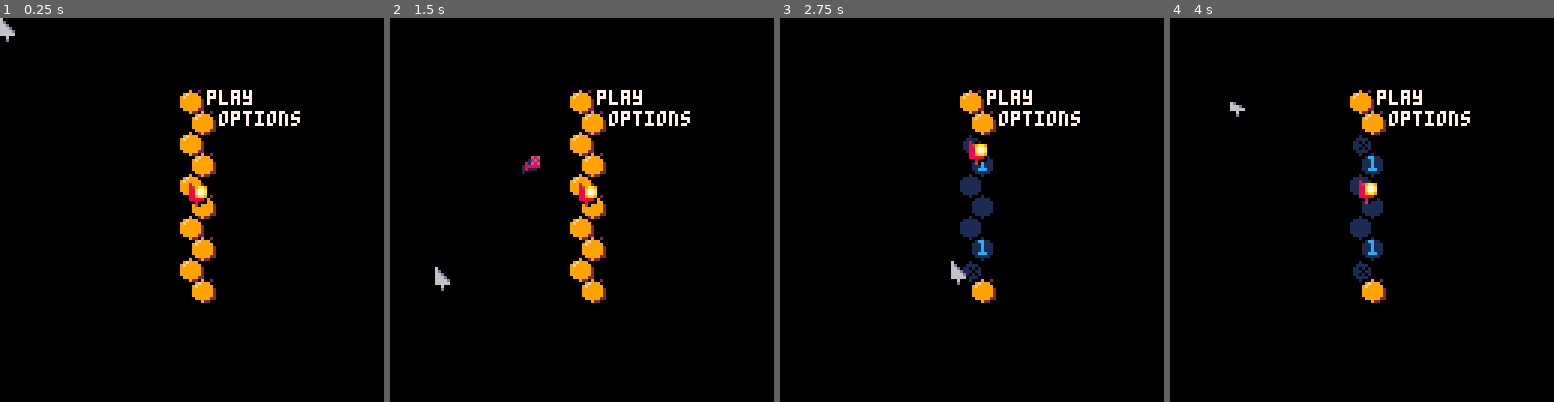
Above: before the commit, frames 1-4 (left to right).
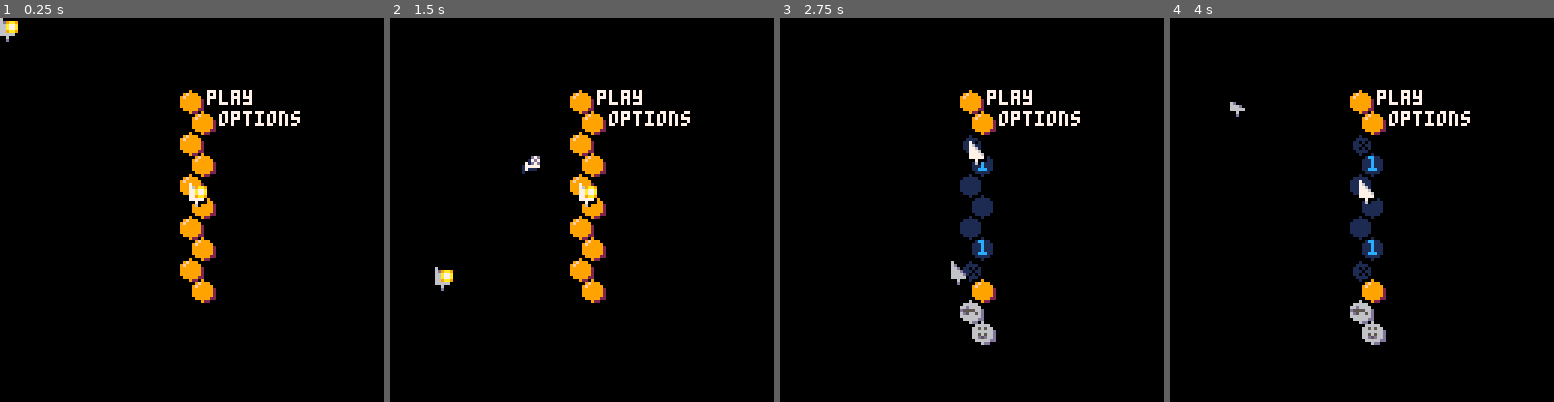
Above: after the commit, the same moments.

Repository: seaspaces27/hivesweeper-p8
Game: PICO-8 cartridge hivesweeper.p8
The game is run twice, just before and just after one commit, with the same random seed, the same clock (stepped at 60 frames per second) and the same inputs.
Inputs (mouse positions are in pixels of both pictures, inside the frame that each line leads up to):
- Up to frame 1 (0.25 s): no input
- Up to frame 2 (1.5 s): tap X (X key) at 0.33, 1.07 s; click (670, 121) at 0.67 s; tap O (Z key) at 0.7 s; click (436, 267) at 1.22 s
- Up to frame 3 (2.75 s): hold Right 1.6-2.1 s; tap O (Z key) at 1.7, 2.1, 2.5 s; click (887, 114) at 1.77 s; tap X (X key) at 1.85 s; hold Up 2.15-2.42 s; click (952, 259) at 2.32 s; hold Right from 2.47 s (still down)
- Up to frame 4 (4 s): click (1404, 106) at 2.87 s; tap O (Z key) at 2.9, 3.3, 3.7 s; tap X (X key) at 2.97 s; release Right at 3.03 s; hold Left 3.08-3.58 s; click (1465, 256) at 3.42 s; hold Down 3.63-3.97 s; click (1231, 102) at 3.97 s

The runs differ from the first frame. In frame 1, 0.3% of the frame differs, in the area x 1-56%, y 0-69%; in frame 2, 0.3%; in frame 3, 0.8%, in the area x 46-57%, y 18-86%; in frame 4, 0.8%.

Commit message:
back and reset buttons appear on game over

Diff:
--- a/hivesweeper.p8
+++ b/hivesweeper.p8
@@ -7,16 +7,21 @@
  //new_hive(1,10)
  poke(0x5f2d, 1) --mouse mode
  debug=false--true
+ unopened=0 total_bees=0
  init_menu()
 end
 
 
 function init_menu()
-	menu={}
-	menu.screen=0
+	menu={}menu.mode="menu"
+	menu.screen=0 menu.offset=0
  --menu.tiles={"play","options"}
  menu.active=true
-
+ menu.reset=function(s)
+  s.mode="menu"
+		s.screen=0 s.offset=0
+	 s.active=true s:init()
+ end
  menu.init=function(s)
   if s.screen==0 then
    s.tiles={"play","options"}
@@ -28,16 +33,20 @@
  end
  menu:init()
  menu.call=function(s,id)
-  if(s.tiles[id]=="play")then
+  s.mode=(id and s.tiles[id+s.offset])or s.mode
+  if(s.mode=="play")then
   	menu.screen=1
   	menu:init()
-  elseif(s.tiles[id]=="mouse (classic)")then
+  elseif(s.mode=="mouse (classic)")then
   	menu.active=false
   	set_plrs(0)
    new_hive(15,10)
-  elseif(s.tiles[id]=="regular")then
+  elseif(s.mode=="regular")then
   	menu.active=false
    new_hive(15,10)
+  end
+  if not gamerunning then
+   --s.offset=#beehive
   end
  end
  menu.upd=function(s)
@@ -57,9 +66,10 @@
  return sub(s,1,i-1)..c..sub(s,i+1)
 end
 num_cols={12,11,8,12,14,13,5}
-cols={8,9,10,11,12,13,14,15,6,7}
-cols_shade={4,2,9,3,5,5,4,4,13,6}
-
+--cols={8,9,10,11,12,13,14,15,6,7}
+--cols_shade={4,2,9,3,5,5,4,4,13,6}
+cols={7,6,13,5}
+cols_shade={6,1,5,1}
 function sp_part(id,x,y,dx,dy,ang_change)
  pa={}pa.tag=nil pa.id=id or 0
  pa.ang_change=ang_change pa.recol={}
@@ -268,6 +278,7 @@
  	 s.last_hin=s.hin~=0and s.hin or s.last_hin
 	 	s.prev_a=s.a
 
+	 	s.id=min(s.id,#hives_screen_pos)
 	 	local cell=hives_screen_pos[s.id]
 	 	s.x+=((cell[1]+3)-s.x)*.35 //.4
 	 	s.y+=((cell[2]+3)-s.y)*.35 //.7
@@ -288,20 +299,42 @@
   players[i]=plr
  end
 end
-
+function new_cell(i)i=i or #beehive+1
+	beehive=beehive.."#"
+	mines[i]=false
+	revealed[i]=false
+	hex_pos(i-1,x_os,y_os)
+	return hives_screen_pos[#beehive]
+end
+function hex_pos(i)
+ local offset=0local y=flr(i/hive_wi)
+ if(y%2==1)offset=.5
+	local x=((i+offset)%hive_wi)
+	add(hives_screen_pos,
+	{x_os+(x*8),y_os+(y*7)})
+end
 function new_hive(wi,hi,bees)
  mines={} sz=wi hi=hi or wi
 	beehive="" hive_size=sz
 	hive_wi=wi or 8
 	hive_hi=hi or wi
 	hexs=wi*hi
+
+	revealed={} --cells shown
+	reveal_que={} --cells to be shown
+	--generate hive position on screen
+	hives_screen_pos={}
+	x_os=64-(hive_wi*4)
+	y_os=64-(hive_hi*4)
+	for i=0,hexs-1 do
+  --hex_pos(i,x_os,y_os)
+ end
 	for i=1,wi*hi do --map
-	 beehive=beehive.."#"
-	 mines[i]=false
+	 new_cell(i)
 	end
 	mines[wi*hi]=false
-
 	bees_left=bees or sz*2 --add bees to map
+	unopened=0 total_bees=bees_left
 	while bees_left>0 do
 	 local id=flr(rnd(wi*hi))
 	 if beehive[id]=="#" then
@@ -310,10 +343,9 @@
 	  bees_left-=1
 	 end
 	end
-	revealed={} --cells shown
-	reveal_que={} --cells to be shown
+
 	for i=1,wi*hi do
-	 revealed[i]=false
+	 revealed[i]=false unopened+=1
 	end
 	parts={} --particles
 	flags={} --cells flagged
@@ -321,24 +353,14 @@
 	numbers={} --no. of adjacents
 	numbers=load_bees()
 
-	--generate hive position on screen
-	hives_screen_pos={}
-	local x_os=64-(hive_wi*4)
-	local y_os=64-(hive_hi*4)
-	for i=0,hexs-1 do
-  offset=0
-  y=flr(i/hive_wi)
-  if(y%2==1)offset=.5
- 	x=((i+offset)%hive_wi)
-
- 	add(hives_screen_pos,
- 	{x_os+(x*8),y_os+(y*7)})
- end
  for i=1,#players do
   players[i].id=flr((hexs/4)+(hexs/3)*(i/#players))
- end
-  --first click should be free
- if(not menu.active)sfx(4)first_call=true
+  players[i].togo=players[i].id
+ end
+ --first click should be free
+ if(not menu.active)sfx(4)
+ first_call=true
+ gamerunning=true
 end
 
 function _update60()
@@ -376,7 +398,7 @@
   if plr.togo~=plr.id then
    --todo:add a bounds check
    if plr.togo<1 and plr.togo>(hexs) then
-    plr.togo=plr.id
+    --plr.togo=plr.id
    end
    for j=1,#players do
     --if both plrs going to same spot
@@ -493,6 +515,10 @@
   end
   if revealed[i]and mines[i]==true then
    id=6
+  end
+  if cell.act then
+   if(cell.act=="back")id=49
+   if(cell.act=="again")id=50
   end
   local oy=0
   if cell.pressing then oy=1 end
@@ -565,7 +591,7 @@
  --get new position
  n_id+=id
  if (n_id>0 and
- n_id<=hexs) then
+ n_id<=#beehive) then
   ty=((os=="tl"or os=="tr")and -1
   or((os=="bl"or os=="br")and 1
   or 0))+y_
@@ -594,12 +620,10 @@
  mark.lose_all=true
  hives_screen_pos[id].pressing=true
  mark.set=function(s)
-  local to_reveal=true
   --if cell isnt already revealed
-  if revealed[s.id]==false then
+  if not revealed[s.id] then
    --if cell has no bees near
-   if ((numbers[s.id] or 0)==0 and (flagfield[s.id]==nil)) and mines[s.id]==false then
-    to_reveal=true
+   if ((numbers[s.id] or 0)==0 and (flagfield[s.id]==nil)) and (not mines[s.id])then
     local m_adj=neighbours(s.id)
 	   for i=1,#m_adj do
 	    local n_id=m_adj[i]
@@ -616,28 +640,13 @@
 	    end
 	   end
    end
-   if mines[s.id] then
-    --touched a mine
-    if s.lose_all==true then
-    --lose condition
-    	sfx(3)
-     local offset=0
-     for j=1,#mines do
-     --mark all mines
-      if mines[j]==true and j~=s.id and revealed[j]==false then
-       offset+=1
-       local mark=mark_hex(j,offset)
-       --avoid recursion
-       mark.lose_all=false
-      end
-     end
-    end
-   end
-  end
-  --if to_reveal then
-	  revealed[s.id]=true
+   revealed[s.id]=true
+	  unopened-=1
 	  s.done=true sfx(2)
-	 --end
+	  if gamerunning then
+	   winlose(mines[s.id])
+	  end
+  end
 	 hives_screen_pos[s.id].pressing=nil
 	 del(reveal_que,s)
  end
@@ -718,6 +727,31 @@
  print(txt,x+ox,y,c)
 end
 -->8
+function winlose(gameover)
+ if gameover then--unopened<(total_bees or 0) then
+  --lost
+ 	sfx(3) gamerunning=false
+  local offset=0
+  for j=1,#mines do
+  --mark all mines
+   if mines[j]==true and revealed[j]==false then
+    offset+=1
+    local mark=mark_hex(j,offset)
+    --avoid recursion
+    mark.lose_all=false
+   end
+  end
+ elseif unopened==total_bees then
+  --win
+  music(1) gamerunning=false
+ end
+ if not gamerunning then
+ 	--menu.active=true
+ 	new_cell().act="back"
+ 	new_cell().act="again"
+ end
+end
+
 function open_cell(i,plr)
 	if first_call then --first click is safe
   first_call=false sfx(12)
@@ -732,6 +766,14 @@
  check.t=0
  if menu.active then
   menu.call(menu,i)
+ end
+ local cell=hives_screen_pos[i]
+ if cell.act=="back"then
+  menu:reset()--menu.call(menu,i)
+ end
+ if cell.act=="again"then
+  --menu:init()--menu.call(menu,i)
+  menu.call(menu)
  end
 end
 
@@ -799,7 +841,7 @@
  end
 end
 __gfx__
-00000000000900200001000000000000000000000009000000000000000000007777000000000000660000660000000000000000000000000000000000000000
+00000000000900000001000000000000000000000009000000000000000000007777000000000000660000660000000000000000000000000000000000000000
 0000000009f99900011111000a0a0a000070700009999900000100000d7d7000776600000000000060aaaa060000000000000000000000000000000000000000
 007007009f99999011111110a07070a07000007099f9f9900011110007d771000011aa00000000000a0aa0a00000000000000000000000000000000000000000
 0007700099999992111111100700070000aaa0009ff9ff92011010100d7d71000a11aa11000000000aaaaaa00000000000000000000000000000000000000000
@@ -823,14 +865,14 @@
 00000000000000000000000000000000000000000000000000000000000000000000000000000000000000000000000000000000000000000000000000000000
 00000000000000000000000000000000000000000000000000000000000000000000000000000000000000000000000000000000000000000000000000000000
 00000000000000000000000000000000000000000000000000000000000000000000000000000000000000000000000000000000000000000000000000000000
-00000000200900200009002000090000000900200009005020090020000000000000000000000000000000000000000000000000000000000000000000000000
-0000000009999900099999000999990009a9990009a9990009999900000000000000000000000000000000000000000000000000000000000000000000000000
-000000009999999099999990999999909a9999909a99999099797990000000000000000000000000000000000000000000000000000000000000000000000000
-00000000999999929999999299999992999999929999999297797792000000000000000000000000000000000000000000000000000000000000000000000000
-00000000999999929999999299999992999999929999999297797792000000000000000000000000000000000000000000000000000000000000000000000000
-00000000999999929999999299999992999999929999999299797992000000000000000000000000000000000000000000000000000000000000000000000000
-00000000099999250999992209999920099999220999992509999925000000000000000000000000000000000000000000000000000000000000000000000000
-00000000200925000009220000092000000922000009250020092500000000000000000000000000000000000000000000000000000000000000000000000000
+00000000000600000006000000090000000900200009005020090020000000000000000000000000000000000000000000000000000000000000000000000000
+0000000006666600066666000999990009a9990009a9990009999900000000000000000000000000000000000000000000000000000000000000000000000000
+0000000066d6666066565660999999909a9999909a99999099797990000000000000000000000000000000000000000000000000000000000000000000000000
+00000000d555566d6666666d99999992999999929999999297797792000000000000000000000000000000000000000000000000000000000000000000000000
+000000006d56656d6656566d99999992999999929999999297797792000000000000000000000000000000000000000000000000000000000000000000000000
+000000006666666d66d5d66d99999992999999929999999299797992000000000000000000000000000000000000000000000000000000000000000000000000
+00000000066666dd066666dd09999920099999220999992509999925000000000000000000000000000000000000000000000000000000000000000000000000
+000000000006dd000006dd0000092000000922000009250020092500000000000000000000000000000000000000000000000000000000000000000000000000
 
 
 
Not shown, changed: the sound effects (__sfx__) section of hivesweeper.p8
